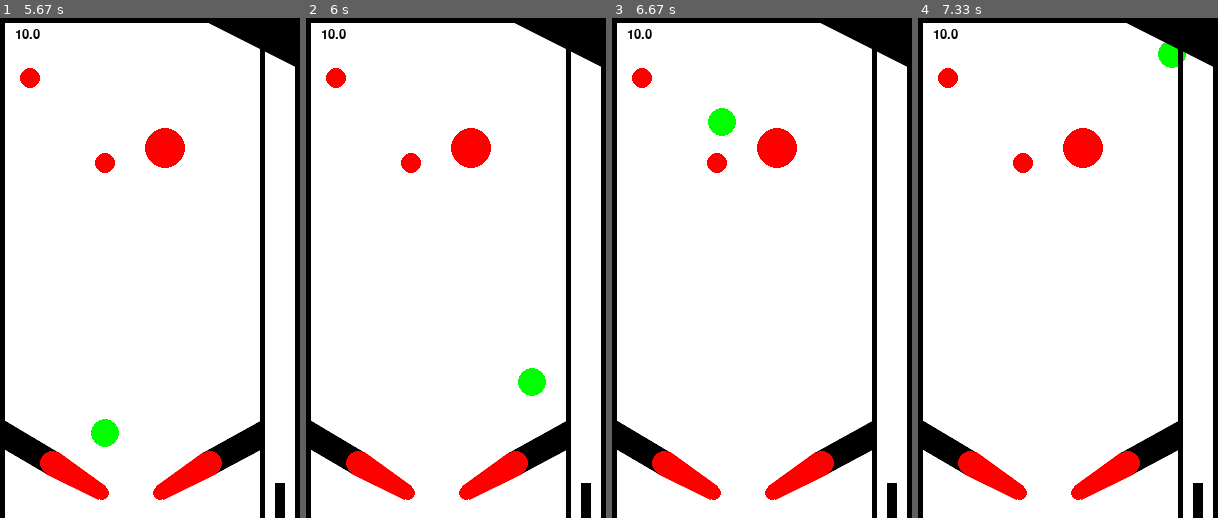
Above: before the commit, frames 1-4 (left to right).
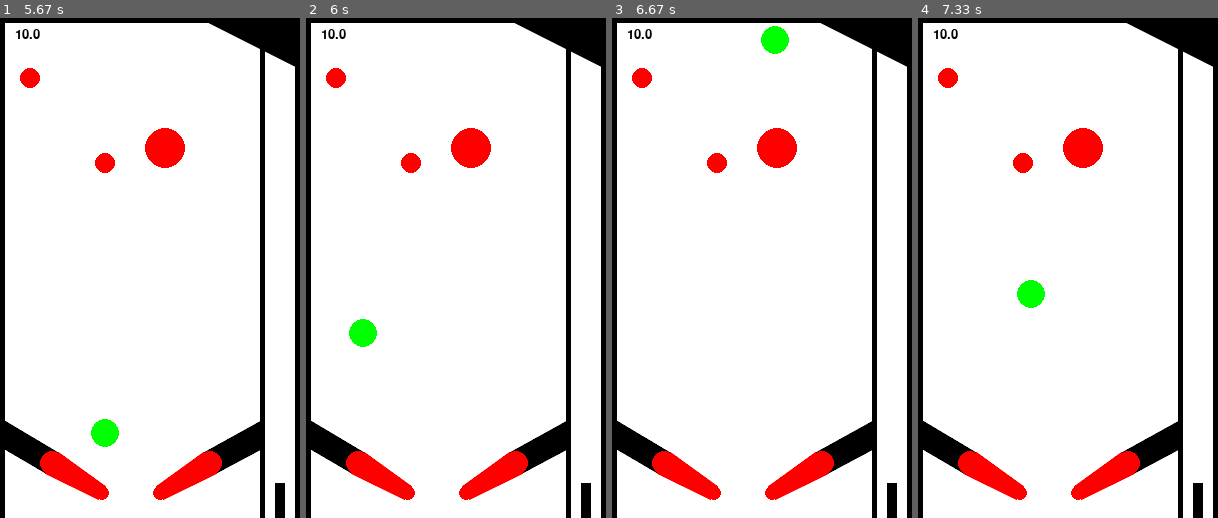
Above: after the commit, the same moments.

Repository: leordsong/pygame-pinball
Game: pygame game, started from pinball/__main__.py
Two runs of this game, one before a commit and one after it. Both use one fixed random seed, a clock stepped at 60 frames per second and the inputs below.
Inputs:
- Up to frame 1 (5.67 s): tap Z at 0.33 s; tap Space at 1.67, 3.57, 3.87, 4.13 s
- Up to frame 2 (6 s): no input
- Up to frame 3 (6.67 s): no input
- Up to frame 4 (7.33 s): no input

Frame 1 is identical in both runs. In frame 2, 0.8% of the frame differs, in the area x 14-80%, y 60-76%; in frame 3, 0.8%; in frame 4, 0.7%.

Commit message:
Add bound for flippers

Diff:
--- a/pinball/Ball.py
+++ b/pinball/Ball.py
@@ -17,18 +17,14 @@
             self.velocity = self.velocity + np.array([0, -400])
             self.force = np.array([0, 40])
 
-    def collide(self, entity):
+    def collide(self, entity) -> bool:
         if isinstance(entity, Flipper):
-            return self.shape.collide(entity.shape) or self.shape.collide(entity.body_shape) or self.shape.collide(
-                entity.head_shape)
+            return entity.collide_ball(self)
         return super(Ball, self).collide(entity)
 
     def get_contact_normal(self, entity: Entity):
         if isinstance(entity, Flipper):
-            if self.shape.collide(entity.body_shape):
-                return self.shape.get_normal(entity.body_shape)
-            elif self.shape.collide(entity.head_shape):
-                return self.shape.get_normal(entity.body_shape)
+            return entity.get_contact_normal_ball(self)
         return super(Ball, self).get_contact_normal(entity)
 
     def reset(self):
--- a/pinball/Flipper.py
+++ b/pinball/Flipper.py
@@ -1,35 +1,85 @@
 import numpy as np
 import math
+
+import pygame
 
 from engine.shapes import Circle, ConvexPolygon
 from engine import Transform, Material
 from engine.Entity import Entity
+from utils import is_2d_array
 
 
 class Flipper(Entity):
 
     def __init__(self, center: np.ndarray, head: np.ndarray, angle: float, material: Material, name="Flipper",
-                 center_r: float = 12.0, head_r: float = 7.0):
+                 center_r: float = 12.0, head_r: float = 7.0, left=True):
         super().__init__(Circle(center_r, Transform(center)), material, 100, name=name)
-        self.angle = angle
-        self.original_head = head
-        self.rotated_head = self._rotate(center, head, angle)
+        assert type(angle) is float
+        is_2d_array(head)
+        rotated_head = self._rotate(center, head, angle)
+        self.original_head = Circle(head_r, Transform(head))
+        self.rotated_head = Circle(head_r, Transform(rotated_head))
 
-        self.head_shape = Circle(head_r, Transform(self.original_head))
-        self.original_points = self._calculate_points(center, center_r, self.original_head, head_r)
-        self.rotated_points = self._calculate_points(center, center_r, self.rotated_head, head_r)
-        self.body_shape = ConvexPolygon(self.original_points, Transform(center))
+        original_points = self._calculate_points(center, center_r, head, head_r)
+        rotated_points = self._calculate_points(center, center_r, rotated_head, head_r)
+        self.original_body = ConvexPolygon(original_points, Transform(center))
+        self.rotated_body = ConvexPolygon(rotated_points, Transform(center))
 
-    def rotate(self, active):
-        if active:
-            self.head_shape.transform.position = self.rotated_head
-            self.body_shape.points = self.rotated_points
-        else:
-            self.head_shape.transform.position = self.original_head
-            self.body_shape.points = self.original_points
+        points = np.array([rotated_points[0], original_points[1], rotated_points[2], original_points[3]]) if left \
+            else np.array([original_points[0], rotated_points[1], original_points[2], rotated_points[3]])
+        self.whole_body = ConvexPolygon(points, Transform(center))
+
+        self.state = False
+        self.prev_state = 0
+
+    def rotate(self, active: bool):
+        if not self.state:
+            self.prev_state = pygame.time.get_ticks()
+        self.state = active
 
     def reset(self):
         self.rotate(False)
+
+    def is_active(self):
+        active = pygame.time.get_ticks() - self.prev_state < 200
+        if active:
+            self.material.restitution = 1.5
+        else:
+            self.material.restitution = 0.9
+
+    def collide_ball(self, ball) -> bool:
+        if self.is_active():
+            return ball.shape.collide(self.whole_body) or ball.shape.collide(self.rotated_head) \
+                   or ball.shape.collide(self.shape)
+        elif self.state:
+                return ball.shape.collide(self.rotated_body) or ball.shape.collide(self.rotated_head) \
+                       or ball.shape.collide(self.shape)
+        else:
+            return ball.shape.collide(self.original_body) or ball.shape.collide(self.original_head) \
+                   or ball.shape.collide(self.shape)
+
+    def get_contact_normal_ball(self, ball) -> bool:
+        if self.is_active():
+            if ball.shape.collide(self.rotated_head):
+                return ball.shape.get_normal(self.rotated_head)
+            if ball.shape.collide(self.shape):
+                return ball.shape.get_normal(self.shape)
+            elif ball.shape.collide(self.whole_body):
+                return ball.shape.get_normal(self.whole_body)
+        elif self.state:
+            if ball.shape.collide(self.rotated_head):
+                return ball.shape.get_normal(self.rotated_head)
+            if ball.shape.collide(self.shape):
+                return ball.shape.get_normal(self.shape)
+            elif ball.shape.collide(self.whole_body):
+                return ball.shape.get_normal(self.rotated_body)
+        else:
+            if ball.shape.collide(self.original_head):
+                return ball.shape.get_normal(self.rotated_head)
+            if ball.shape.collide(self.shape):
+                return ball.shape.get_normal(self.shape)
+            elif ball.shape.collide(self.original_body):
+                return ball.shape.get_normal(self.rotated_body)
 
     @staticmethod
     def _calculate_points(center, center_r, head, head_r):
@@ -44,20 +94,22 @@
         return np.array(result)
 
     @staticmethod
-    def _rotate(origin, point, angle):
+    def _rotate(origin: np.ndarray, point: np.ndarray, angle: float) -> np.ndarray:
         """
         Rotate a point counterclockwise by a given angle around a given origin.
 
         The angle should be given in radians.
         """
-        ox, oy = origin
-        px, py = point
-
-        qx = ox + math.cos(angle) * (px - ox) - math.sin(angle) * (py - oy)
-        qy = oy + math.sin(angle) * (px - ox) + math.cos(angle) * (py - oy)
-        return [qx, qy]
+        p: np.ndarray = point - origin
+        qx = math.cos(angle) * p[0] - math.sin(angle) * p[1]
+        qy = math.sin(angle) * p[0] + math.cos(angle) * p[1]
+        return origin + np.array([qx, qy])
 
     def draw(self, screen):
-        self.head_shape.render(screen, self.material)
-        self.body_shape.render(screen, self.material)
+        if self.state:
+            self.rotated_head.render(screen, self.material)
+            self.rotated_body.render(screen, self.material)
+        else:
+            self.original_head.render(screen, self.material)
+            self.original_body.render(screen, self.material)
         self.shape.render(screen, self.material)
--- a/pinball/__main__.py
+++ b/pinball/__main__.py
@@ -77,7 +77,7 @@
                                     flipper_material, 'LeftFlipper')
         self.right_flipper = Flipper(np.array([self.width - 90, self.height - 55]),
                                      np.array([self.width - 140, self.height - 25]), math.pi / 4,
-                                     flipper_material, 'RightFlipper')
+                                     flipper_material, 'RightFlipper', left=False)
 
     def handle_actions(self, actions: List[str]):
         for event in actions:
@@ -113,7 +113,7 @@
             self.ball.update(delta_time / 2)
 
         if self.ball.transform.position[1] >= self.height:
-            self.game_over = True
+            self.last_game_over = True
         if not self.launched and self.ball.transform.position[0] <= (self.width - 40 - self.ball.shape.r):
             self.launched = True
             self.valve.trigger()
@@ -134,7 +134,7 @@
 
         score_text = self.text_font.render(str(self.score), True, THECOLORS['black'])
         self.screen.blit(score_text, (15, 10))
-        if self.game_over:
+        if self.last_game_over:
             game_over_text = self.text_font2.render("Game Over", True, THECOLORS['black'])
             self.screen.blit(game_over_text, (self.width / 2 - 60, self.height / 2))
 
